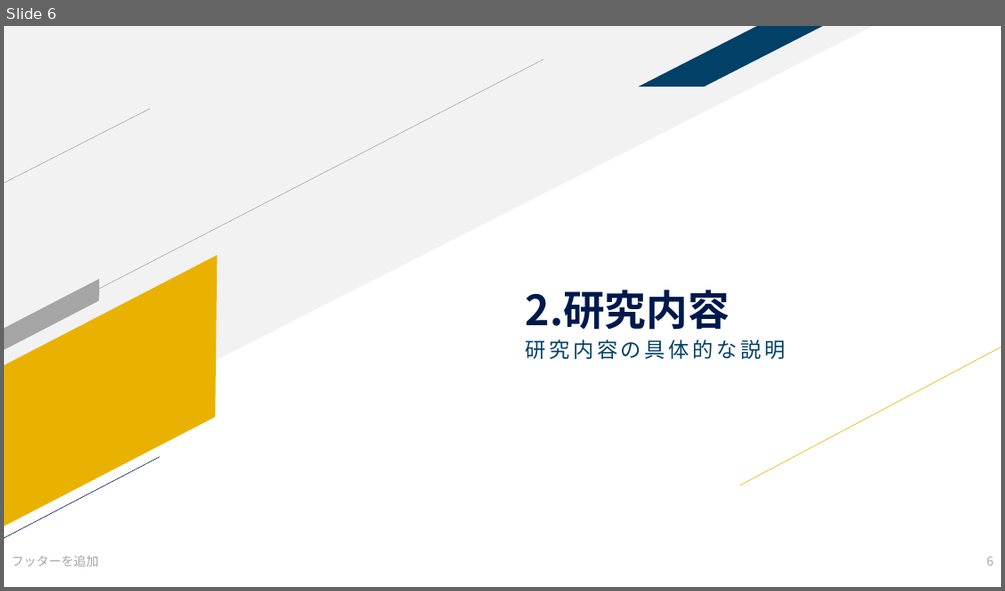
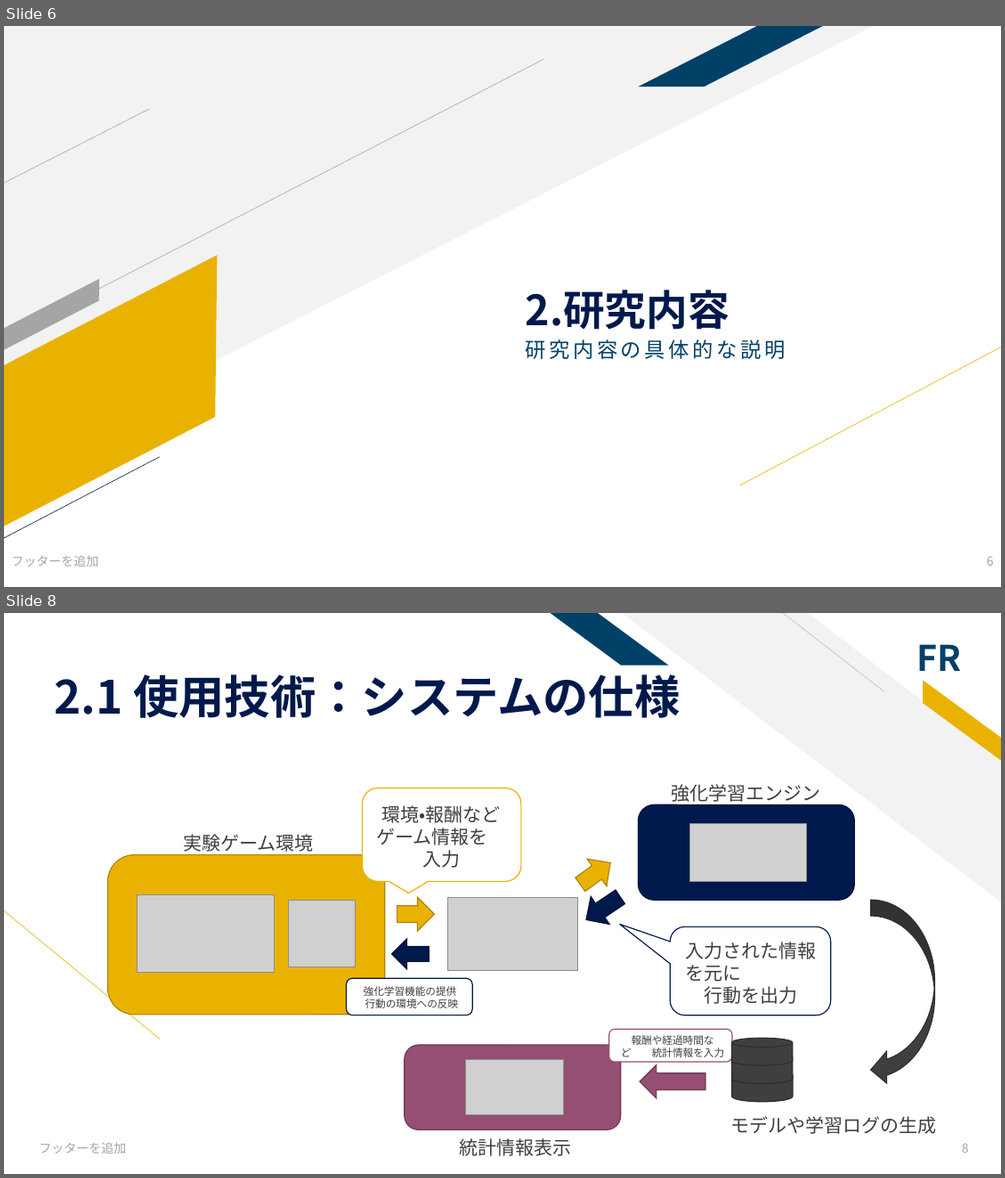
Before and after one commit to tsyu12345/NU-GraduateReport, a slide deck: 卒業研究最終発表.pptx. Shown one above the other, each under a label of ours: slide 6 before the commit, slides 6 and 8 after it; the slides between them are not shown. The pictures are 1005x591 and 1005x1178 pixels, drawn with LibreOffice and Linux fonts; fonts in the diff are those of the drawing; grey boxes stand for pictures. Boxes give left, top, right and bottom in pixels: in the first picture for what was removed or moved away, otherwise in the second. Text is boxed around its words. In the diff, an @@ line names an element or a change of style, - is before the commit and + after.

Commit message:
障害物ありの追加フィールドを用意。資料更新。

```diff
--- a/卒業研究最終発表.pptx
+++ b/卒業研究最終発表.pptx
@@ slide 8 added at [4,613,1001,1174], background #FFFFFF @@
@@ parallelogram added at [550,613,669,666], fill #014067 @@
@@ diag stripe added at [623,613,1001,902], fill #F2F2F2 @@
@@ line added from (885, 691) to (783, 613), #BFBFBF 0.5 pt @@
@@ text added at [916,644,961,671], 34 pt, text #014067, bold @@
+FR
@@ title added at [54,674,680,718], 44 pt, text #00194C, bold @@
+2.1 使用技術：システムの仕様
@@ parallelogram added at [912,680,1001,761], fill #EAB200 @@
@@ rounded speech box added at [362,788,521,882], fill #FFFFFF, outline #EAB200 1 pt @@
@@ text added at [672,784,821,804], 18 pt, text #3F3F3F @@
+強化学習エンジン
@@ text added at [376,805,501,868], 18 pt, text #3F3F3F @@
+環境・報酬などゲーム情報を 入力
@@ rounded rectangle added at [638,804,854,900], fill #00194C, outline #001238 1 pt @@
@@ picture added at [689,823,806,882] @@
@@ text added at [184,834,314,852], 18 pt, text #3F3F3F @@
+実験ゲーム環境
@@ right arrow added at [571,849,621,898], fill #EAB200, outline #AD8400 1 pt @@
@@ rounded rectangle added at [108,854,386,1013], fill #EAB200, outline #AD8400 1 pt @@
@@ picture added at [138,894,274,973] @@
@@ picture added at [288,900,356,966] @@
@@ right arrow added at [397,897,435,931], fill #EAB200, outline #AD8400 1 pt @@
@@ picture added at [447,897,577,971] @@
@@ right arrow added at [577,883,630,933], fill #00194C, outline #001238 1 pt @@
@@ curved left arrow added at [871,900,935,1086], fill #3F3F3F, outline #2F2F2F 1 pt @@
@@ line added from (160, 1038) to (4, 910), #EAB200 0.5 pt @@
@@ rounded speech box added at [671,926,831,1014], fill #FFFFFF, outline #00194C 1 pt @@
@@ right arrow added at [392,939,429,969], fill #00194C, outline #001238 1 pt @@
@@ text added at [685,941,816,1004], 18 pt, text #3F3F3F @@
+入力された情報を元に 行動を出力
@@ rounded rectangle added at [347,978,473,1014], fill #FFFFFF, outline #00194C 1 pt @@
@@ text added at [364,986,459,1008], 10 pt, text #3F3F3F @@
+強化学習機能の提供
+行動の環境への反映
@@ rounded rectangle added at [609,1029,732,1062], fill #FFFFFF, outline #954F72 1 pt @@
@@ text added at [621,1035,724,1057], 10 pt, text #3F3F3F @@
+報酬や経過時間など 統計情報を入力
@@ cylinder added at [732,1038,793,1065], fill #3F3F3F, outline #2F2F2F 1 pt @@
@@ rounded rectangle added at [404,1045,620,1130], fill #954F72, outline #6E3A54 1 pt @@
@@ picture added at [465,1060,563,1115] @@
@@ right arrow added at [639,1064,705,1098], fill #954F72, outline #6E3A54 1 pt @@
@@ cylinder added at [732,1052,793,1083], fill #3F3F3F, outline #2F2F2F 1 pt @@
@@ cylinder added at [732,1070,793,1102], fill #3F3F3F, outline #2F2F2F 1 pt @@
@@ text added at [731,1116,937,1134], 18 pt, text #3F3F3F @@
+モデルや学習ログの生成
@@ text added at [39,1142,126,1153], 12 pt, text #A5A5A5 @@
+フッターを追加
@@ text added at [459,1138,571,1156], 18 pt, text #3F3F3F @@
+統計情報表示
@@ page number added at [962,1143,969,1152], 12 pt, text #A5A5A5 @@
+8
```
Also in this commit, not shown: 5 slides changed, 3 other slides added, 4 other files.
